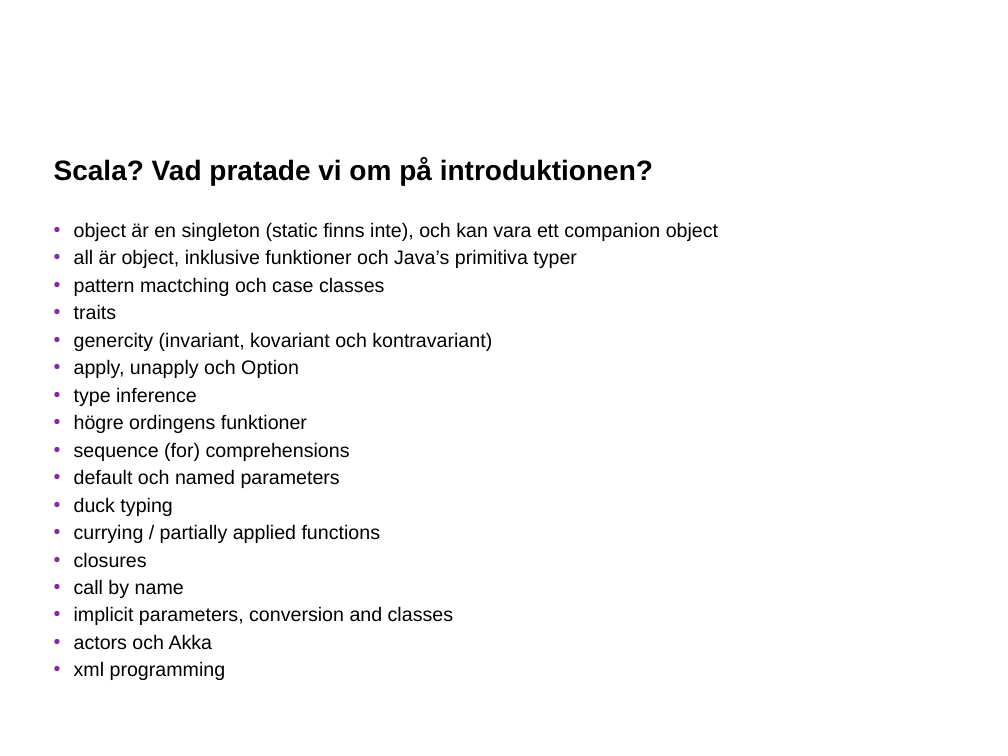
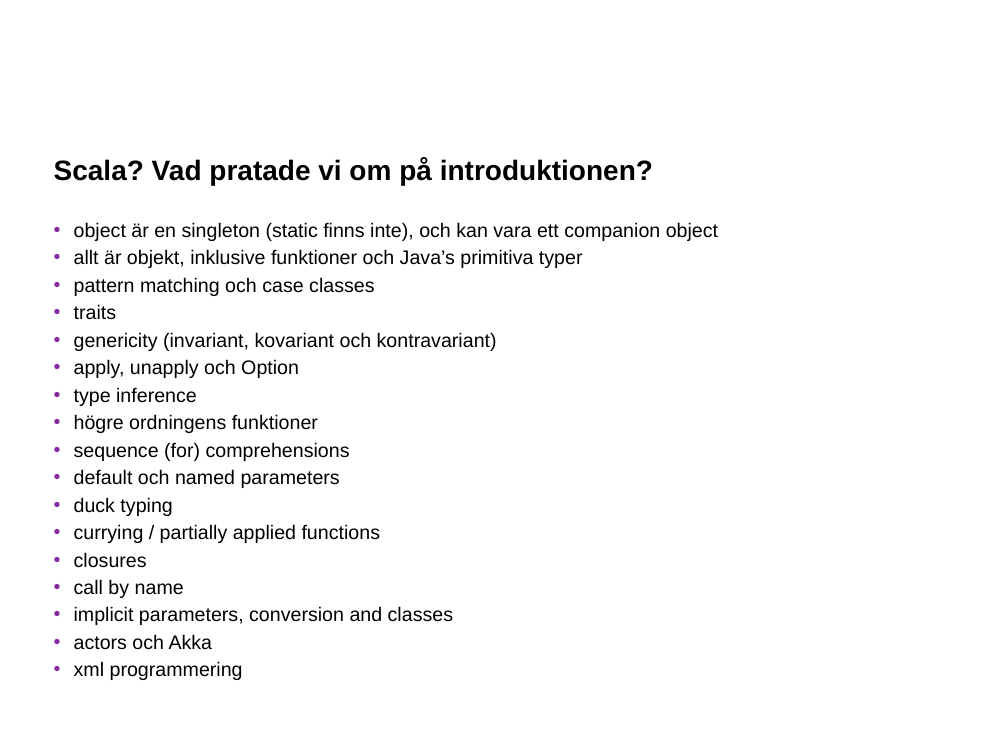
Before and after one commit to claesathiq/hiqscalaintermediate, a slide deck: slide 2 of doc/Scala intermediate.pptx. Drawn at 1008x756 pixels with LibreOffice and Linux fonts; fonts in the diff are those of the drawing; background and template pictures are left out. Boxes give left, top, right and bottom in pixels: in the first picture for what was removed or moved away, otherwise in the second. Text is boxed around its words. In the diff, an @@ line names an element or a change of style, - is before the commit and + after.

```diff
--- a/doc/Scala intermediate.pptx
+++ b/doc/Scala intermediate.pptx
@@ text at (x1=74, y1=249, x2=583, y2=296): text changed @@
-• all är object, inklusive funktioner och Java’s primitiva typer
-• pattern mactching och case classes
+• allt är objekt, inklusive funktioner och Java’s primitiva typer
+• pattern matching och case classes
@@ text at (x1=74, y1=332, x2=497, y2=351): text changed @@
-• genercity (invariant, kovariant och kontravariant)
+• genericity (invariant, kovariant och kontravariant)
@@ text at (x1=74, y1=414, x2=318, y2=433): text changed @@
-• högre ordingens funktioner
+• högre ordningens funktioner
@@ text at (x1=74, y1=661, x2=243, y2=680): text changed @@
-• xml programming
+• xml programmering
```
Also in this commit, not shown: 2 other slides changed, 16 slides added.
